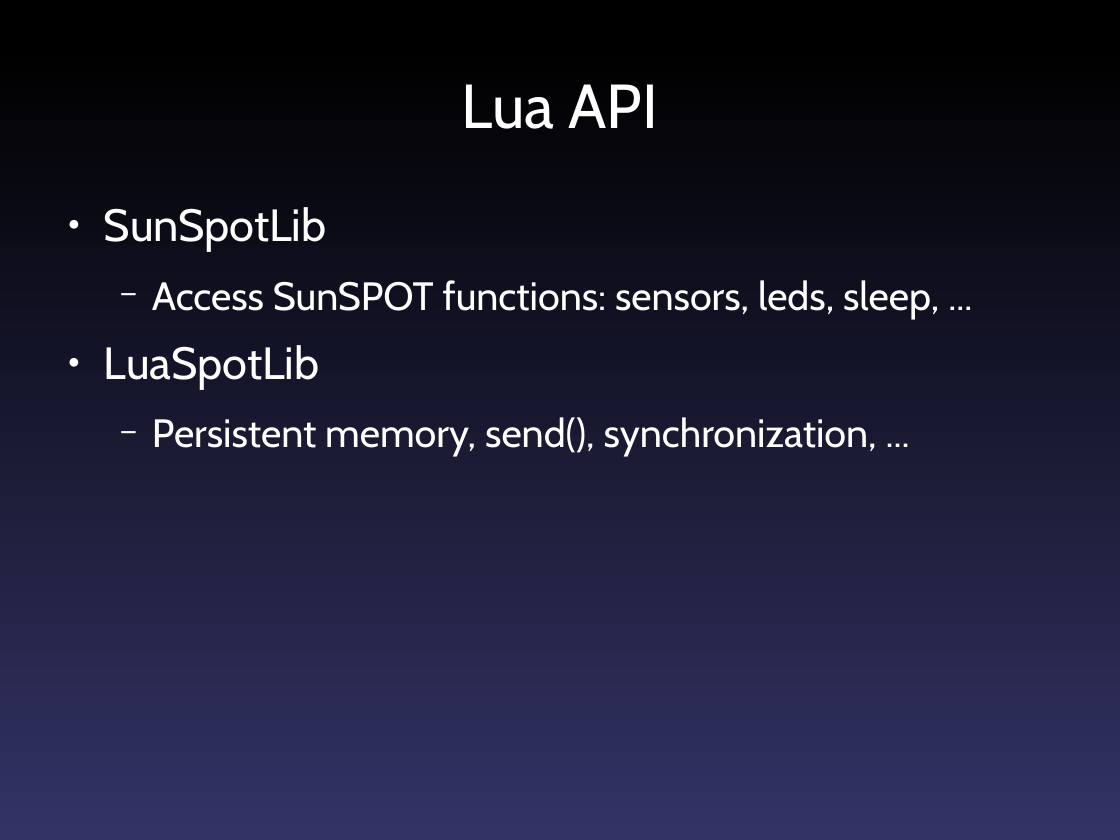
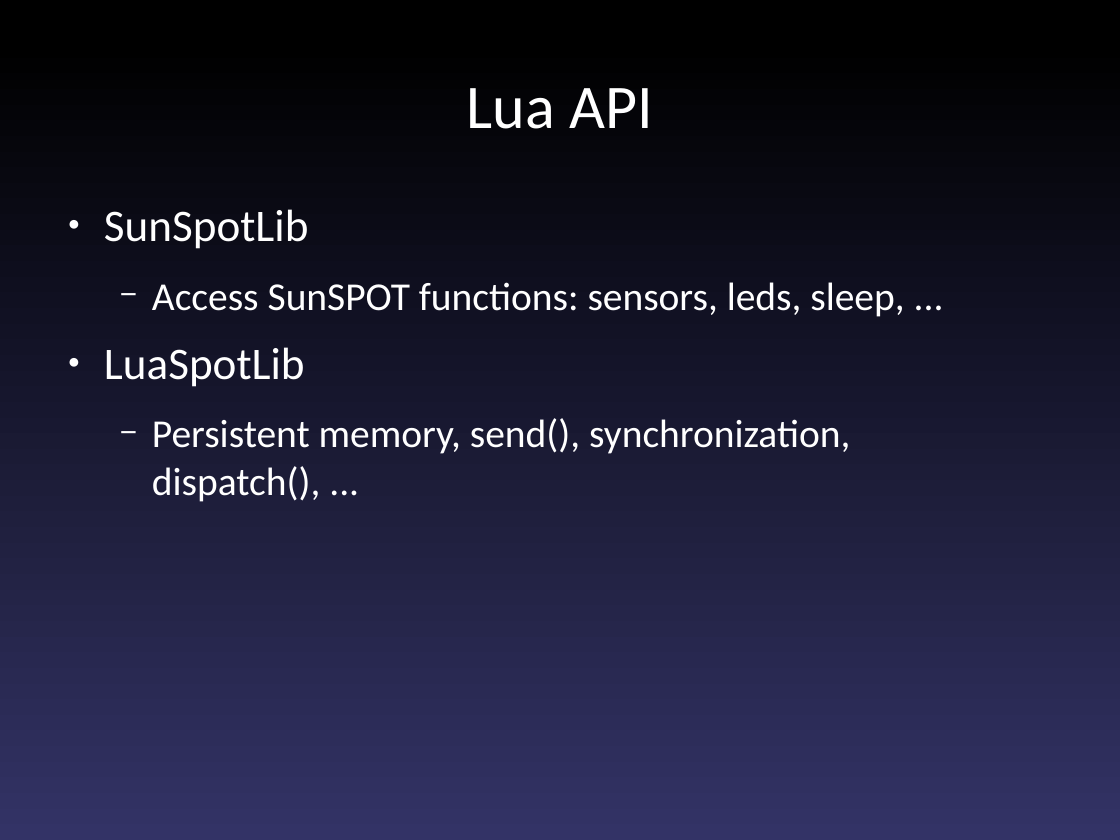
Before and after one commit to fajran/luaspot, a slide deck: slide 9 of doc/presentation/Scriptable Sensor Network.odp. Drawn at 1120x840 pixels with LibreOffice and Linux fonts; fonts in the diff are those of the drawing. Boxes give left, top, right and bottom in pixels: in the first picture for what was removed or moved away, otherwise in the second. Text is boxed around its words. In the diff, an @@ line names an element or a change of style, - is before the commit and + after.

Commit message:
Update slide

```diff
--- a/doc/presentation/Scriptable Sensor Network.odp
+++ b/doc/presentation/Scriptable Sensor Network.odp
@@ title "Lua API" at [467,88,652,129]: font Cabin to Calibri @@
@@ text at [104,209,904,387]: font Cabin to Calibri in "SunSpotLib", "Access SunSPOT functions: sensors, leds, sleep, ...", "LuaSpotLib" @@
@@ text at [152,418,850,502]: text changed; font Cabin to Calibri @@
-  − Persistent memory, send(), synchronization, ...
+  − Persistent memory, send(), synchronization, dispatch(), ...
```
Also in this commit, not shown: 14 other slides changed.
